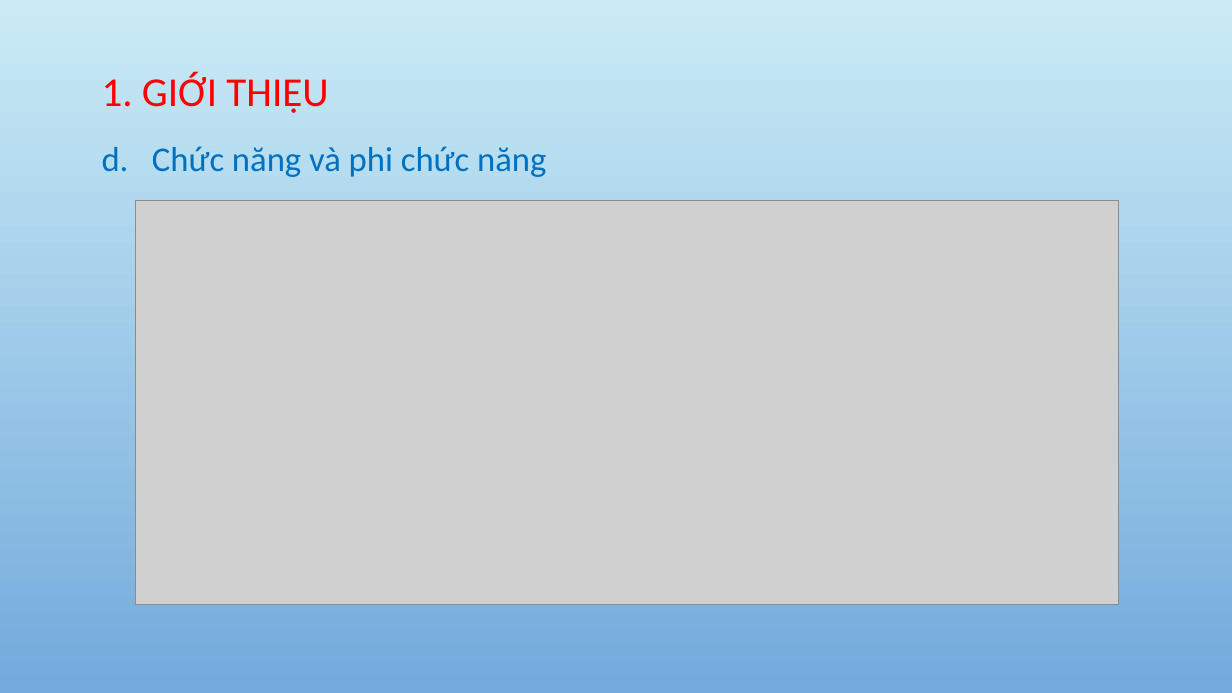
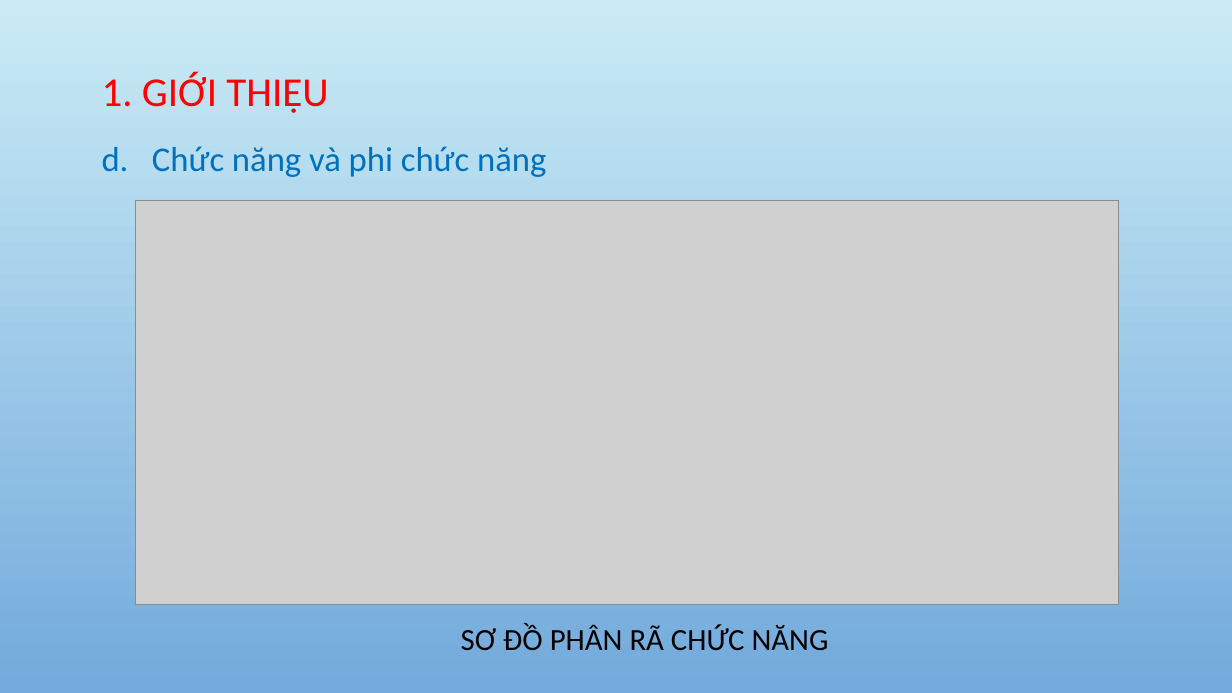
Before and after one commit to tuongthanh98/GraduationThsis, a slide deck: slide 7 of GraduationThsis_powpoint.pptx (slide 8 before the commit). Drawn at 1232x693 pixels with LibreOffice and Linux fonts; fonts in the diff are those of the drawing; grey boxes stand for pictures; background and template pictures are left out. Boxes give left, top, right and bottom in pixels: in the first picture for what was removed or moved away, otherwise in the second. Text is boxed around its words. In the diff, an @@ line names an element or a change of style, - is before the commit and + after.

```diff
--- a/GraduationThsis_powpoint.pptx
+++ b/GraduationThsis_powpoint.pptx
@@ text added at box(461, 624, 829, 651), 24 pt, text #000000 @@
+SƠ ĐỒ PHÂN RÃ CHỨC NĂNG
```
Also in this commit, not shown: 9 other slides changed, 1 slide added, 3 slides removed, 3 other files.
